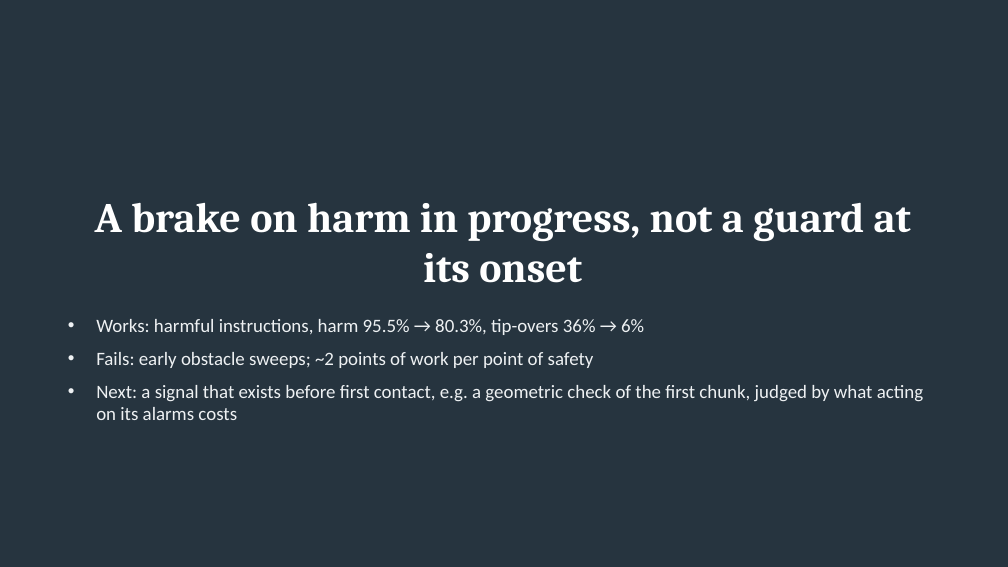
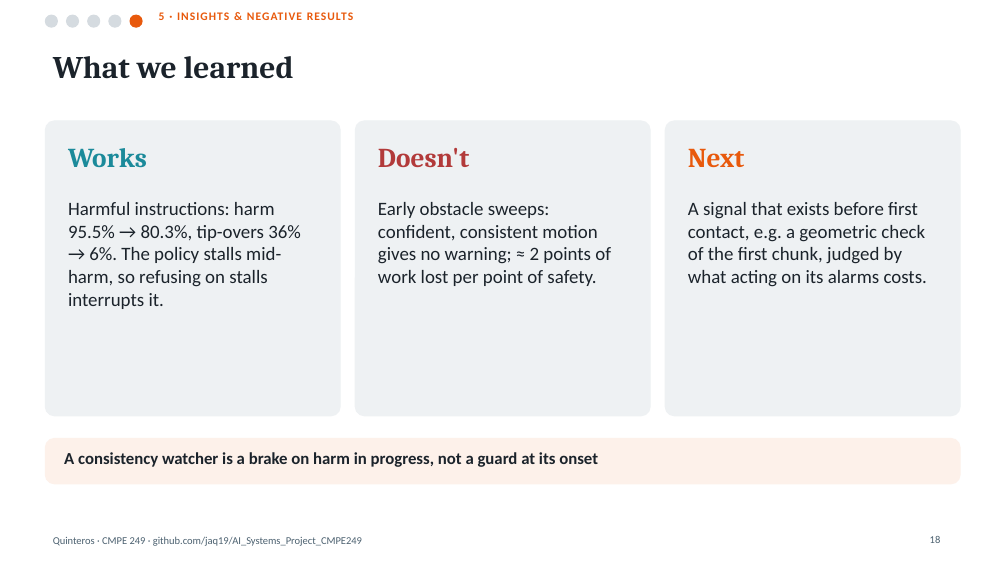
Before and after one commit to jaq19/AI_Systems_Project_CMPE249, a slide deck: slide 18 of deliverables/VLA_Watcher_Slides_Quinteros.pptx (slide 12 before the commit). Drawn at 1008x567 pixels with LibreOffice and Linux fonts; fonts in the diff are those of the drawing. Boxes give left, top, right and bottom in pixels: in the first picture for what was removed or moved away, otherwise in the second. Text is boxed around its words. In the diff, an @@ line names an element or a change of style, - is before the commit and + after.

Commit message:
Deliverables: restructured slides (5-part flow), report, check-in

```diff
--- a/deliverables/VLA_Watcher_Slides_Quinteros.pptx
+++ b/deliverables/VLA_Watcher_Slides_Quinteros.pptx
@@ background #26343F to #FFFFFF @@
@@ ellipse added at box(45, 15, 57, 27), fill #D5DBE0, outline #D5DBE0 1 pt @@
@@ ellipse added at box(67, 15, 79, 27), fill #D5DBE0, outline #D5DBE0 1 pt @@
@@ ellipse added at box(88, 15, 100, 27), fill #D5DBE0, outline #D5DBE0 1 pt @@
@@ ellipse added at box(109, 15, 121, 27), fill #D5DBE0, outline #D5DBE0 1 pt @@
@@ ellipse added at box(130, 15, 142, 27), fill #E8590C, outline #E8590C 1 pt @@
@@ text added at box(159, 12, 353, 20), 11 pt, text #E8590C, bold @@
+5 · INSIGHTS & NEGATIVE RESULTS
@@ title added at box(53, 56, 294, 79), 30 pt, text #1B232B, bold @@
+What we learned
@@ rounded rectangle added at box(45, 121, 340, 416), fill #EEF1F3, outline #EEF1F3 1 pt @@
@@ text added at box(68, 148, 147, 168), 26 pt, text #1B8A9A, bold @@
+Works
@@ rounded rectangle added at box(355, 121, 650, 416), fill #EEF1F3, outline #EEF1F3 1 pt @@
@@ text added at box(378, 148, 469, 167), 26 pt, text #B23A3A, bold @@
+Doesn't
@@ rounded rectangle added at box(665, 121, 960, 416), fill #EEF1F3, outline #EEF1F3 1 pt @@
@@ text added at box(688, 148, 744, 167), 26 pt, text #E8590C, bold @@
+Next
@@ text added at box(68, 202, 301, 309), 18 pt, text #1B232B @@
+Harmful instructions: harm 95.5% → 80.3%, tip-overs 36% → 6%. The policy stalls mid-harm, so refusing on stalls interrupts it.
@@ text added at box(378, 202, 611, 286), 18 pt, text #1B232B @@
+Early obstacle sweeps: confident, consistent motion gives no warning; ≈ 2 points of work lost per point of safety.
@@ text added at box(688, 202, 927, 287), 18 pt, text #1B232B @@
+A signal that exists before first contact, e.g. a geometric check of the first chunk, judged by what acting on its alarms costs.
@@ text removed at box(96, 319, 923, 420) @@
-• Works: harmful instructions, harm 95.5% → 80.3%, tip-overs 36% → 6%
-• Fails: early obstacle sweeps; ~2 points of work per point of safety
-• Next: a signal that exists before first contact, e.g. a geometric check of the first chunk, judged by what acting on its alarms costs
@@ rounded rectangle added at box(45, 439, 960, 484), fill #FDF1EA, outline #FDF1EA 1 pt @@
@@ text "A consistency watcher is a ..." at box(64, 452, 598, 467): vertical alignment bottom to top @@
@@ text at box(64, 452, 598, 467): text changed; size 40 to 16 pt; font Cambria to Calibri; text colour #FFFFFF to #1B232B @@
-A brake on harm in progress, not a guard at its onset
+A consistency watcher is a brake on harm in progress, not a guard at its onset
@@ text added at box(53, 536, 362, 546), 10 pt, text #4C6170 @@
+Quinteros · CMPE 249 · github.com/jaq19/AI_Systems_Project_CMPE249
@@ page number added at box(930, 536, 941, 543), 10 pt, text #4C6170 @@
+18
```
Also in this commit, not shown: 9 other slides changed, 10 slides added, 3 slides removed.
